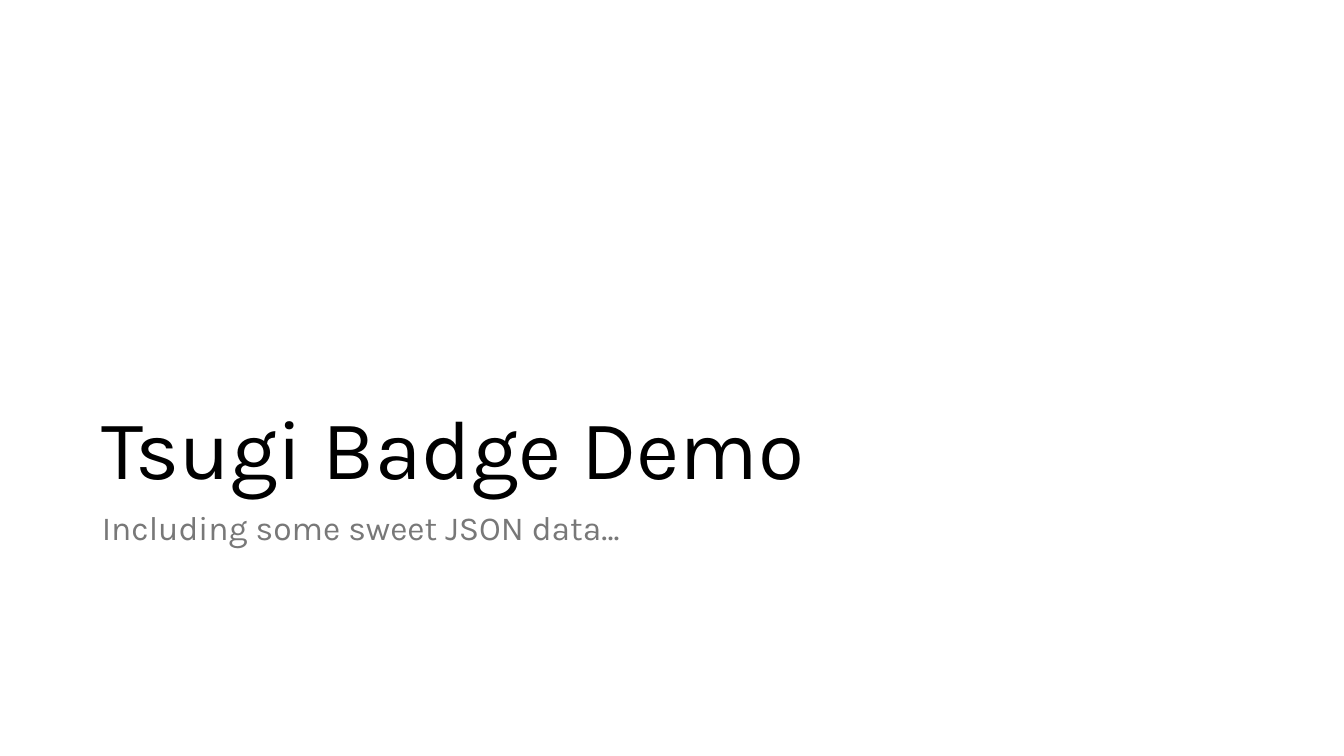
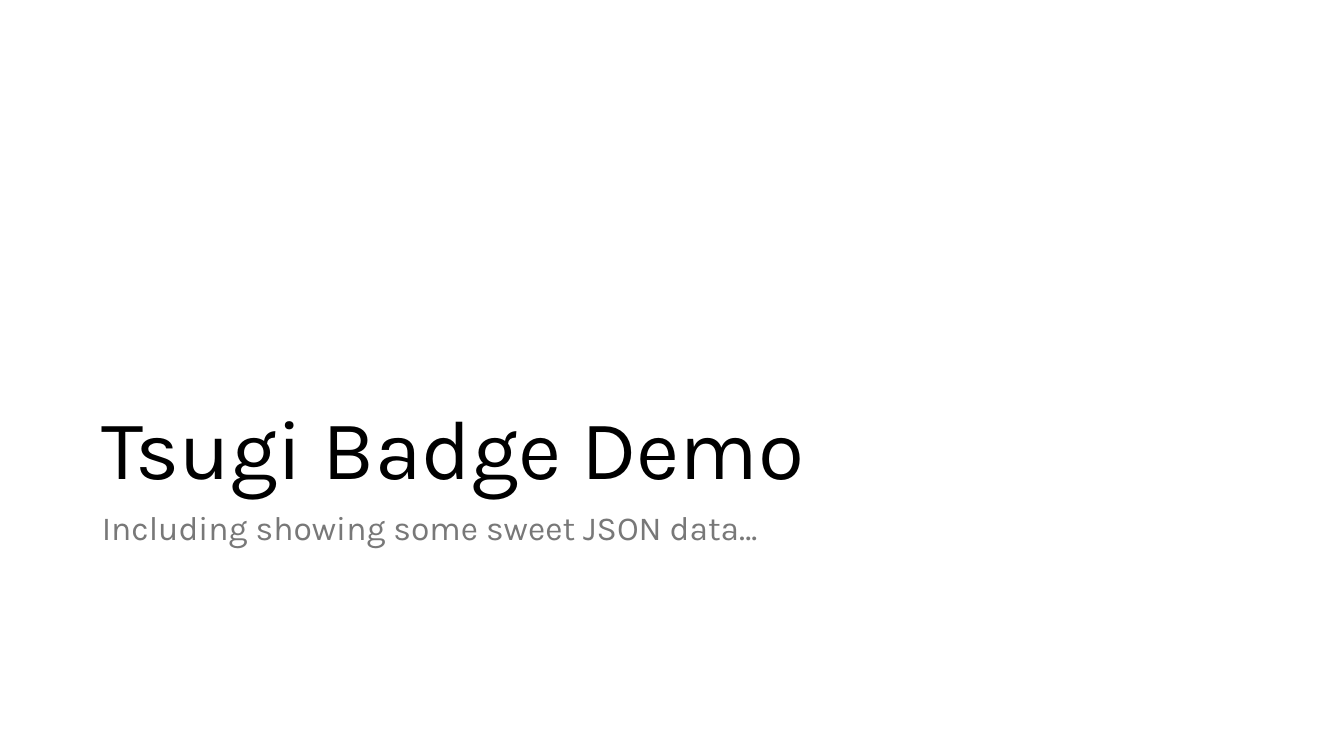
Before and after one commit to csev/talks, a slide deck: slide 14 of 2026/2026-06-VC-Badges.pptx. Drawn at 1344x756 pixels with LibreOffice and Linux fonts; fonts in the diff are those of the drawing. Boxes give left, top, right and bottom in pixels: in the first picture for what was removed or moved away, otherwise in the second. Text is boxed around its words. In the diff, an @@ line names an element or a change of style, - is before the commit and + after.

```diff
--- a/2026/2026-06-VC-Badges.pptx
+++ b/2026/2026-06-VC-Badges.pptx
@@ text at (102, 517, 758, 548): text changed @@
-Including some sweet JSON data…
+Including showing some sweet JSON data…
```
Also in this commit, not shown: 9 other slides changed, 4 other files.
